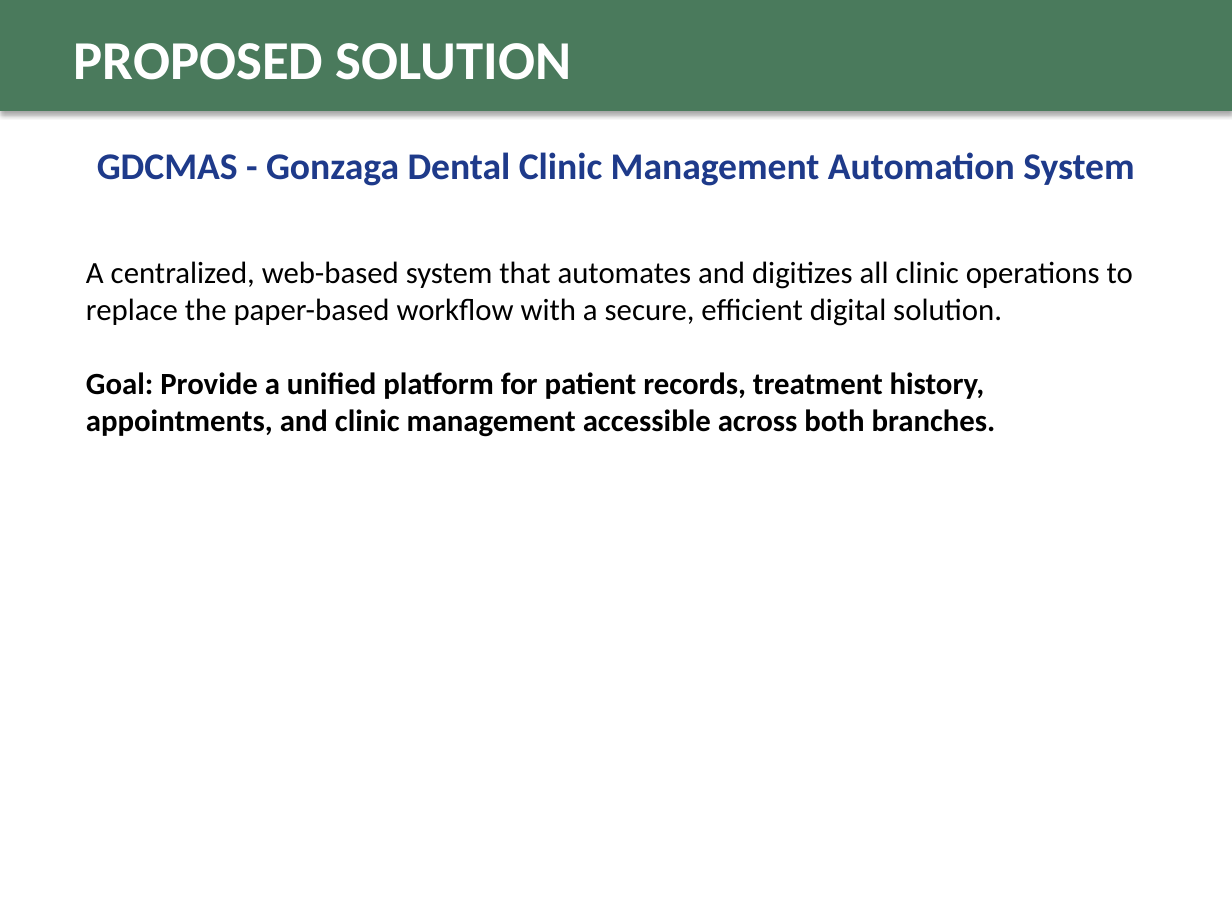
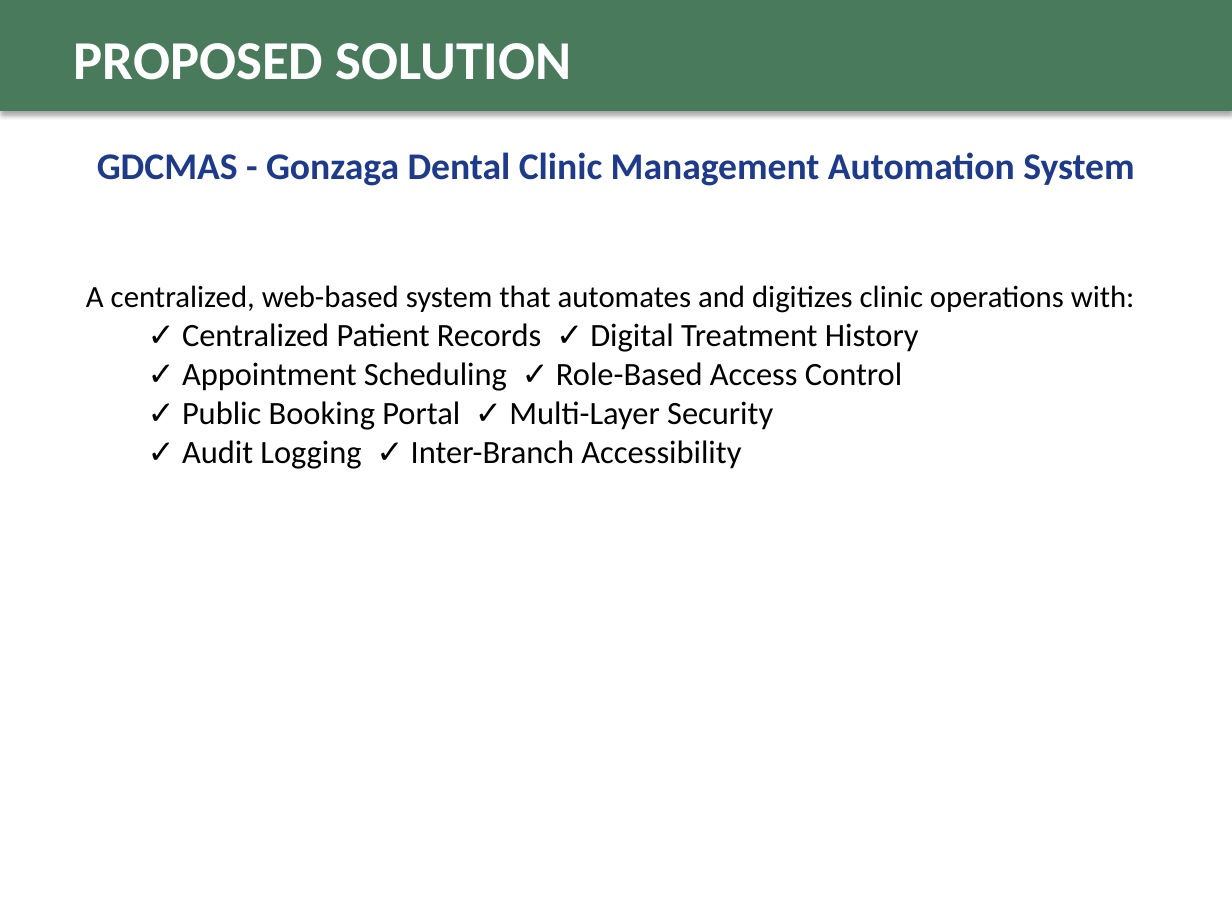
Before and after one commit to fritzmichael1-2/gonzaga-dental-clinic-system, a slide deck: slide 5 of GDCMAS_Final_Defense_Presentation.pptx (slide 6 before the commit). Drawn at 1232x924 pixels with LibreOffice and Linux fonts; fonts in the diff are those of the drawing. Boxes give left, top, right and bottom in pixels: in the first picture for what was removed or moved away, otherwise in the second. Text is boxed around its words. In the diff, an @@ line names an element or a change of style, - is before the commit and + after.

Commit message:
Add detailed security features to defense presentation

```diff
--- a/GDCMAS_Final_Defense_Presentation.pptx
+++ b/GDCMAS_Final_Defense_Presentation.pptx
@@ text at (x1=86, y1=285, x2=1135, y2=469): text changed; size 18 to 19 pt @@
-A centralized, web-based system that automates and digitizes all clinic operations to replace the paper-based workflow with a secure, efficient digital solution.
-Goal: Provide a unified platform for patient records, treatment history, appointments, and clinic management accessible across both branches.
+A centralized, web-based system that automates and digitizes clinic operations with:
+  ✓ Centralized Patient Records ✓ Digital Treatment History
+  ✓ Appointment Scheduling ✓ Role-Based Access Control
+  ✓ Public Booking Portal ✓ Multi-Layer Security
+  ✓ Audit Logging ✓ Inter-Branch Accessibility
```
Also in this commit, not shown: 6 other slides changed, 1 slide added, 3 slides removed.
